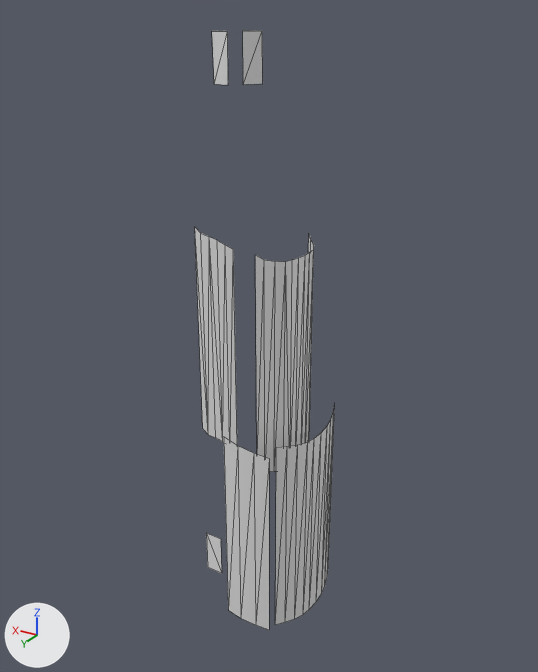
One commit to the glTF model ob2.gltf: the scene before it, then after it.
Both versions are drawn from a camera (50 mm lens) standing at (-1.56, 2.37, 3.4) and looking at (-0.17, 0.06, 2.24). Lighting does not change. The marker at lower left points along +X, +Y and +Z. Mesh edges are drawn as thin lines. Vertices at the same position are counted once.

Before the edit, the objects in view are built like this:
```python
me_mesh_obsidian_spire_003 = bpy.data.meshes.new('Mesh Obsidian Spire.003')
me_mesh_obsidian_spire_003.from_pydata(...)  # 20 vertices, 18 faces; spans x -0.381..-0.314, y -0.205..0.249, z 0.954..1.878
me_mesh_obsidian_spire_004 = bpy.data.meshes.new('Mesh Obsidian Spire.004')
me_mesh_obsidian_spire_004.from_pydata(...)  # 8 vertices, 6 faces; spans x -0.312..-0.148, y 0.298..0.359, z 1.005..1.932
me_mesh_obsidian_spire_005 = bpy.data.meshes.new('Mesh Obsidian Spire.005')
me_mesh_obsidian_spire_005.from_pydata(...)  # 12 vertices, 10 faces; spans x -0.135..0.006, y 0.248..0.283, z 1.811..2.707
# before: 6 (0.006, 0.283, 2.707) at pixel (194, 226), 7 (-0.02, 0.283, 2.688) at pixel (200, 233), 8 (-0.08, 0.268, 2.666) at pixel (217, 240), 9 (-0.048, 0.271, 2.675) at pixel (209, 236), 10 (-0.109, 0.261, 2.652) at pixel (225, 244)
# before: 11 (-0.135, 0.248, 2.636) at pixel (233, 249)
me_mesh_obsidian_spire_010 = bpy.data.meshes.new('Mesh Obsidian Spire.010')
me_mesh_obsidian_spire_010.from_pydata([(0.028, 0.105, 3.176), (-0.03, 0.105, 3.176), (0.032, 0.105, 3.349), (-0.033, 0.105, 3.349)], [], [(0, 1, 3), (0, 3, 2)])
ob_e1 = bpy.data.objects.new('e1', me_mesh_obsidian_spire_004)
ob_e1.location = (0.0, 0.0, 0.0)
ob_e2 = bpy.data.objects.new('e2', me_mesh_obsidian_spire_003)
ob_e2.location = (0.0, 0.0, 0.0)
ob_e3 = bpy.data.objects.new('e3', me_mesh_obsidian_spire_005)
ob_e3.location = (0.0, 0.0, 0.0)
ob_pu4 = bpy.data.objects.new('pu4', me_mesh_obsidian_spire_010)
ob_pu4.location = (0.0, 0.0, 0.0)
# also in view: 'e4' at (-0.25, 0.02, 2.15); 'pu5' at (-0.1, 0.05, 3.26)
```
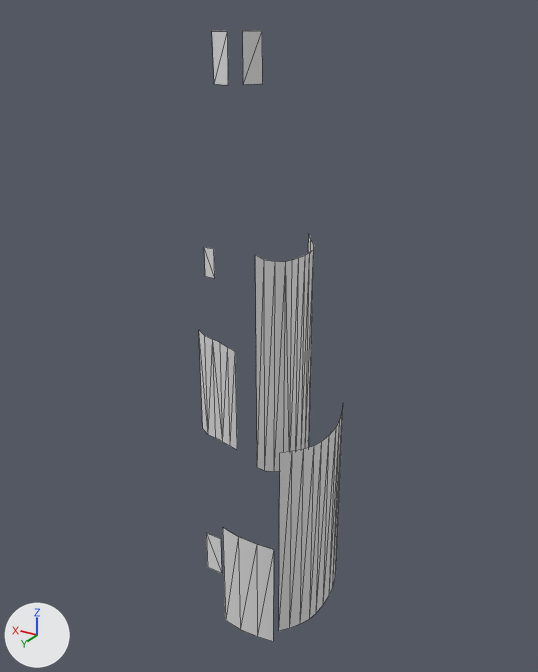
The change in detail:
me_mesh_obsidian_spire_003 has 20 vertices, 18 faces and spans x -0.381..-0.314, y -0.205..0.249, z 0.954..1.878.
me_mesh_obsidian_spire_003 is used by ob_e2; location (0.0, 0.0, 0.0).
me_mesh_obsidian_spire_003 part 1: the whole mesh is scaled about its middle by (1.1, 1.1, 1), then moved by (-0.033, 0.002, 0.0).
me_mesh_obsidian_spire_004 has 8 vertices, 6 faces and spans x -0.312..-0.148, y 0.298..0.359, z 1.005..1.932.
me_mesh_obsidian_spire_004 is used by ob_e1; location (0.0, 0.0, 0.0).
Part 2, on me_mesh_obsidian_spire_004:
Vertex 0 of me_mesh_obsidian_spire_004 moves from (-0.312, 0.298, 1.853) at pixel (269, 458) to (-0.36, 0.343, 1.478) at pixel (273, 549).
Vertex 1 of me_mesh_obsidian_spire_004 moves from (-0.261, 0.325, 1.877) at pixel (253, 453) to (-0.301, 0.375, 1.502) at pixel (256, 544).
Vertex 2 of me_mesh_obsidian_spire_004 moves from (-0.202, 0.347, 1.903) at pixel (237, 445) to (-0.233, 0.4, 1.528) at pixel (238, 536).
Vertex 3 of me_mesh_obsidian_spire_004 moves from (-0.148, 0.359, 1.932) at pixel (223, 436) to (-0.171, 0.415, 1.557) at pixel (222, 527).
Vertex 4 of me_mesh_obsidian_spire_004 moves from (-0.148, 0.359, 1.084) at pixel (228, 610) to (-0.171, 0.415, 1.084) at pixel (225, 620).
Vertex 5 of me_mesh_obsidian_spire_004 moves from (-0.202, 0.347, 1.055) at pixel (240, 618) to (-0.233, 0.4, 1.055) at pixel (240, 629).
Vertex 6 of me_mesh_obsidian_spire_004 moves from (-0.261, 0.325, 1.029) at pixel (255, 624) to (-0.301, 0.375, 1.029) at pixel (257, 636).
Vertex 7 of me_mesh_obsidian_spire_004 moves from (-0.312, 0.298, 1.005) at pixel (269, 629) to (-0.36, 0.343, 1.005) at pixel (273, 641).
me_mesh_obsidian_spire_005 has 12 vertices, 10 faces and spans x -0.135..0.006, y 0.248..0.283, z 1.811..2.707.
me_mesh_obsidian_spire_005 is used by ob_e3; location (0.0, 0.0, 0.0).
Part 3, on me_mesh_obsidian_spire_005:
Vertices 6 to 11 of me_mesh_obsidian_spire_005 move by (0.0, 0.0, -0.396).

Boxes (x1, y1, x2, y2) around the edits, measured in the pictures (538 x 672 px):
'e2', mesh rescaled (7% wider): before (275, 404, 335, 625); after (279, 411, 343, 631)
'e1', reshaped (13% wider, 41% shorter): before (224, 437, 269, 630); after (223, 528, 274, 641)
'e3', reshaped (9% narrower, 45% shorter): before (195, 228, 237, 445); after (199, 330, 237, 449)
